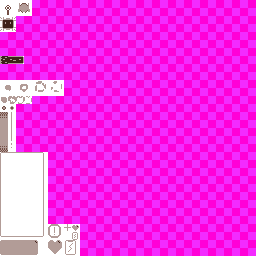
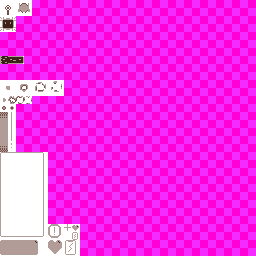
Two versions of the same layered image (w=256, h=256). Layer-by-layer changes:
painted on "Enemy" over <box>1,81,62,104</box>
painted on "comet fx" over <box>1,81,62,104</box>
painted on "explosion fx Merged" over <box>1,81,62,104</box>
painted on "Background Merged" over <box>1,81,62,104</box>
